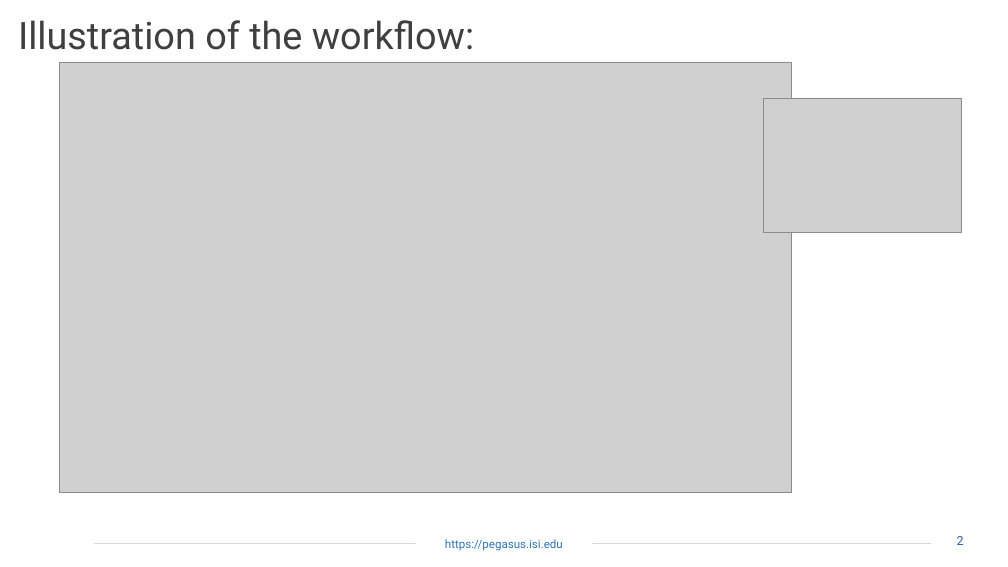
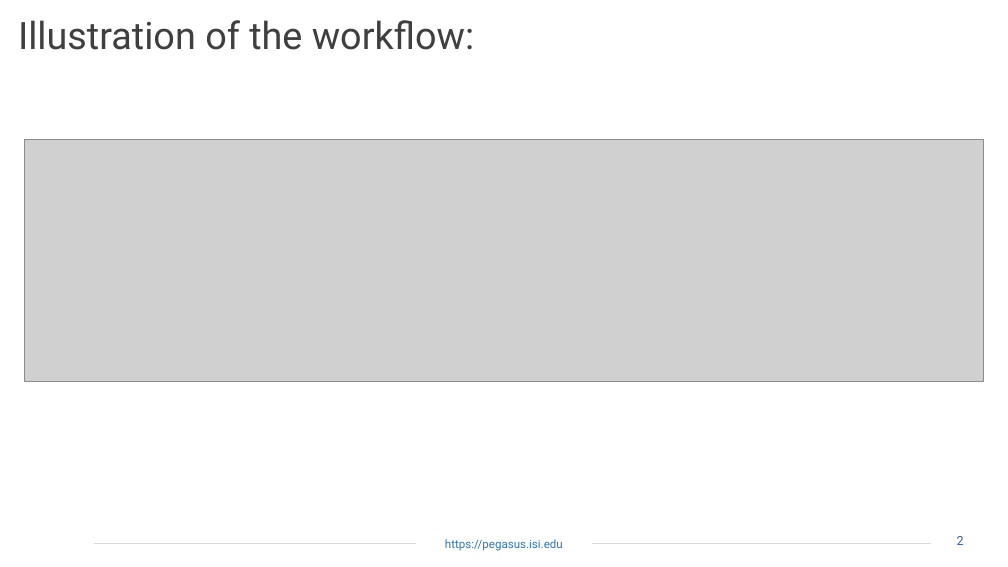
Before and after one commit to ssrujanaa/Cat-and-dog-classification-workflow, a slide deck: slide 3 of slides.pptx. Drawn at 1008x567 pixels with LibreOffice and Linux fonts; fonts in the diff are those of the drawing; grey boxes stand for pictures; background and template pictures are left out. Boxes give left, top, right and bottom in pixels: in the first picture for what was removed or moved away, otherwise in the second. Text is boxed around its words. In the diff, an @@ line names an element or a change of style, - is before the commit and + after.

Commit message:
slides

```diff
--- a/slides.pptx
+++ b/slides.pptx
@@ picture removed at (59,62,791,492) @@
@@ picture removed at (764,98,962,233) @@
@@ picture added at (25,139,983,381) @@
```
Also in this commit, not shown: 1 other file.
